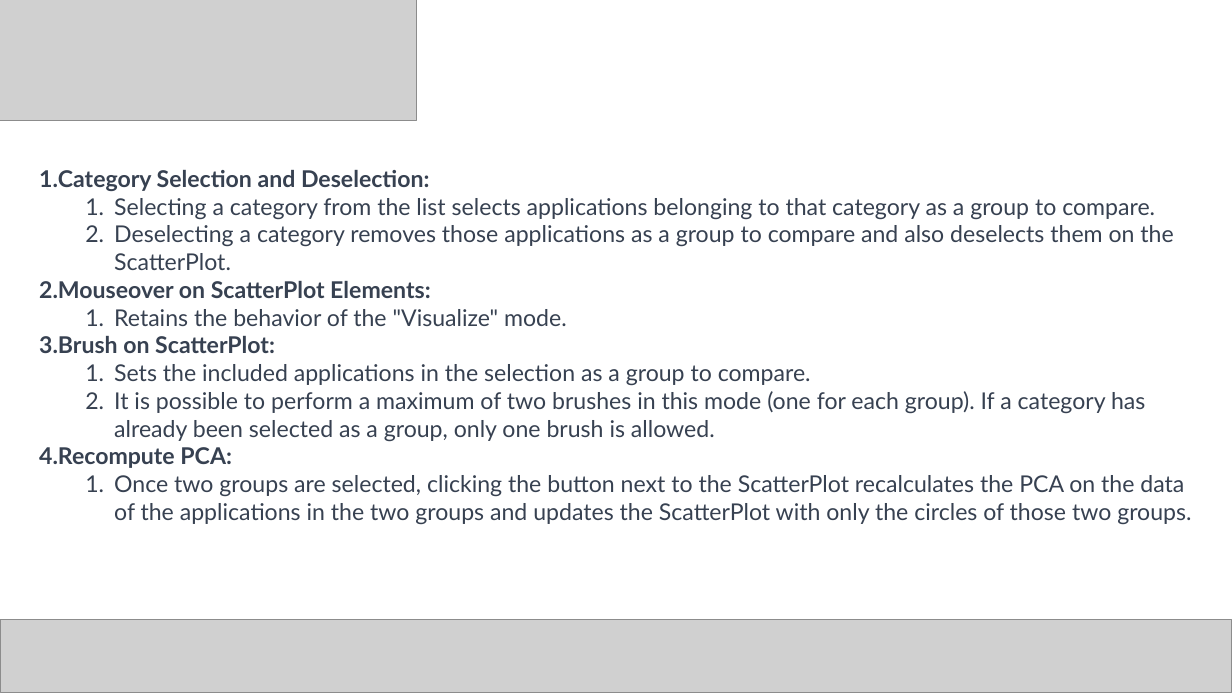
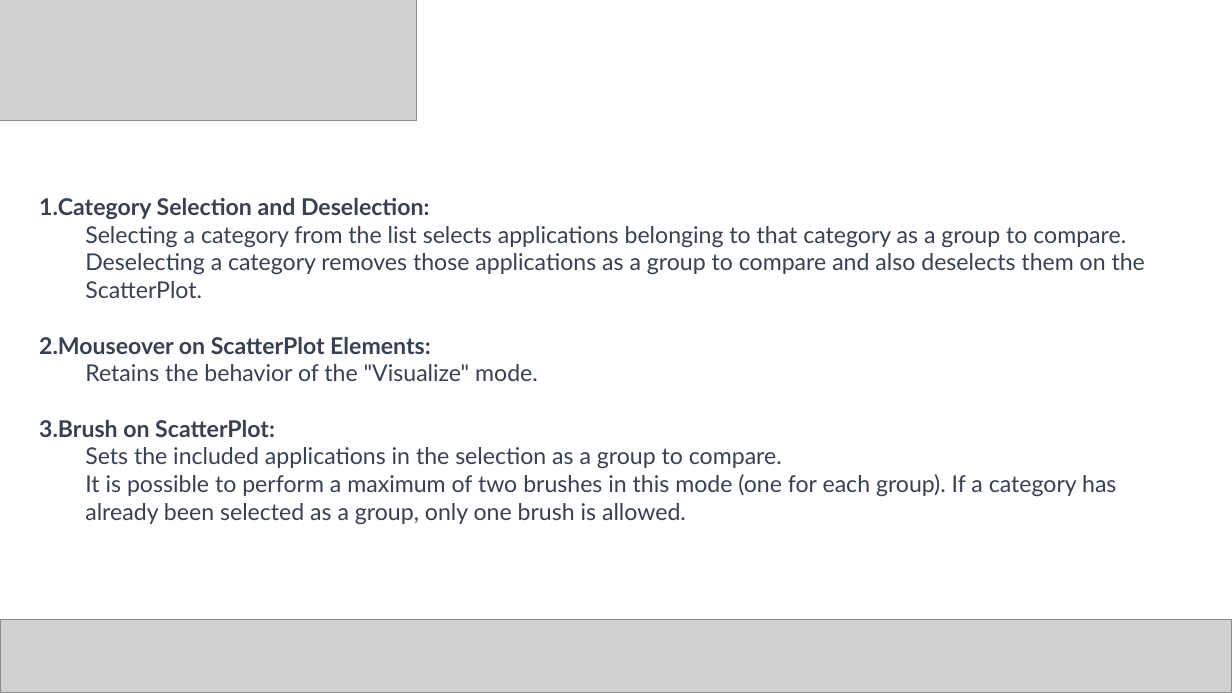
Before and after one commit to Cristian-Fioravanti/Visual-Analytics, a slide deck: slide 16 of Visual Analytics.pptx. Drawn at 1232x693 pixels with LibreOffice and Linux fonts; fonts in the diff are those of the drawing; grey boxes stand for pictures. Boxes give left, top, right and bottom in pixels: in the first picture for what was removed or moved away, otherwise in the second. Text is boxed around its words. In the diff, an @@ line names an element or a change of style, - is before the commit and + after.

Commit message:
fix

```diff
--- a/Visual Analytics.pptx
+++ b/Visual Analytics.pptx
@@ text "Category Selection and Deselection:" moved from (x1=39, y1=170, x2=1191, y2=524) to (x1=39, y1=198, x2=1145, y2=525) @@
@@ text at (x1=85, y1=226, x2=1145, y2=525): bullet 1. to none @@
@@ text at (x1=39, y1=447, x2=1191, y2=524): paragraphs removed @@
-4. Recompute PCA:
-  1. Once two groups are selected, clicking the button next to the ScatterPlot recalculates the PCA on the data of the applications in the two groups and updates the ScatterPlot with only the circles of those two groups.
```
Also in this commit, not shown: 2 other slides changed, 1 slide added, 2 slides removed.
